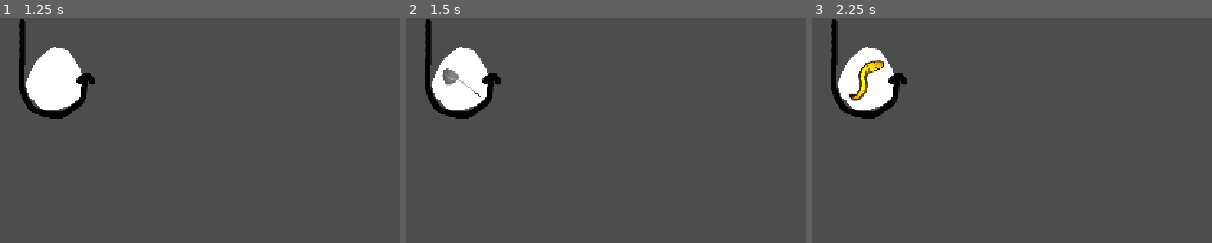
Above: before the commit, frames 1-3 (left to right).
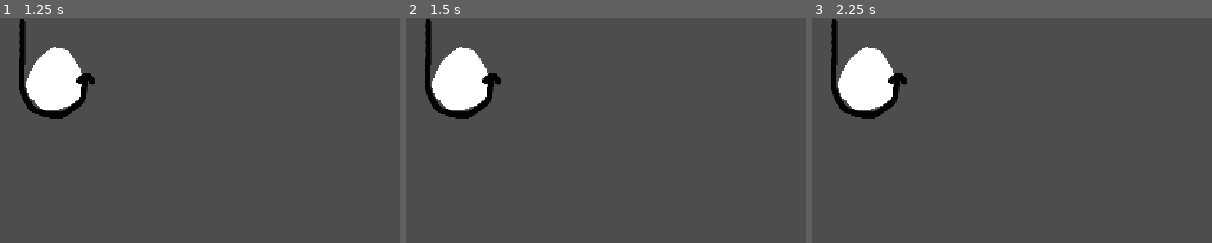
Above: after the commit, the same moments.

Repository: gmuGADIG/King-Fisher
Game: Godot game, scene res://temp/item_indicator_test/item_indicator_test.tscn
The game is run twice, just before and just after one commit, with the same random seed, the same clock (stepped at 60 frames per second) and the same inputs. This scene is started directly instead of the project's main scene. Sound files missing from this copy of the repository are replaced by a short silence.
Inputs:
- Up to frame 1 (1.25 s): click "Hold a Banana Peel" at 0.5 s
- Up to frame 2 (1.5 s): click "Hold a Butterfly Net" at 1.25 s
- Up to frame 3 (2.25 s): click "Hold a Golden Worm" at 2 s
The pictures show only the part of the screen within x 0-50%, y 0-50%; the shares and areas given below are measured in that part.

Frame 1 is identical in both runs. In frame 2, 0.3% of the frame differs, in the area x 9-19%, y 22-36%; in frame 3, 0.6%, in the area x 9-18%, y 18-37%.

Commit message:
Make items show properly in GUI
Items should properly show up in the GUI when held, and should not break when other players pick up items now

Diff:
--- a/items/item_bananapeel/item_banana_peel.gd
+++ b/items/item_bananapeel/item_banana_peel.gd
@@ -1,3 +1,4 @@
+class_name BananaPeel
 extends ThrowableItem
 var hit_ground : bool
 @export var ragdollTime : float = 1.0
--- a/items/item_brick/brick.gd
+++ b/items/item_brick/brick.gd
@@ -1,3 +1,4 @@
+class_name Brick
 extends ThrowableItem
 
 
--- a/items/item_butterfly_net/item_butterfly_net.gd
+++ b/items/item_butterfly_net/item_butterfly_net.gd
@@ -1,3 +1,4 @@
+class_name FishingNet
 extends SwingableItem
 
 # The butterfly net! This item steals a random fish from the victim's livewell.
--- a/items/item_gluegrenade/item_glue_grenade.gd
+++ b/items/item_gluegrenade/item_glue_grenade.gd
@@ -1,3 +1,4 @@
+class_name GlueGrenade
 extends ThrowableItem
 @export var slow_time : float = 50
 @export_range(0.0, 1.0, 0.01) var slow_amount : float = 0.4
--- a/items/item_goldenworm/item_golden_worm.gd
+++ b/items/item_goldenworm/item_golden_worm.gd
@@ -1,3 +1,4 @@
+class_name GoldenWorm
 extends Item
 @onready var audio_player : AudioStreamPlayer3D = $AudioStreamPlayer3D
 @export var duration = 10
--- a/items/item_helmet/item_helmet.gd
+++ b/items/item_helmet/item_helmet.gd
@@ -1,3 +1,4 @@
+class_name Helmet
 extends Item
 
 @export var helmet_icon : Texture
--- a/items/item_ziplock_bag/item_ziplock_bag.gd
+++ b/items/item_ziplock_bag/item_ziplock_bag.gd
@@ -1,3 +1,4 @@
+class_name ZiplockBag
 extends Item
 
 @export var duration : float = 10
--- a/player/player.gd
+++ b/player/player.gd
@@ -465,7 +465,8 @@
 	held_item.position = Vector3.ZERO + Vector3(0,1,0)
 	# Hide the item. Nobody will know you have it until you use it.
 	held_item.visible=false
-	held_item_ui.hold_item(held_item.item_name)
+	if is_multiplayer_authority():
+		held_item_ui.hold_item(held_item)
 	# Don't play the sound unless we're the owning client
 	if is_multiplayer_authority():
 		$Sounds/PlayerPickupItem.play()
--- a/ui/HUD/held_item.gd
+++ b/ui/HUD/held_item.gd
@@ -1,6 +1,16 @@
 class_name HeldItemUI extends Control
 
 @onready var held_item_root = %ItemRoot
+
+
+@onready var banana_peel = %BananaPeel
+@onready var fishing_net = %"Butterfly Net"
+@onready var golden_worm = %"Golden Worm"
+@onready var helmet = %Helmet
+@onready var ziplock_bag = %"Ziplock Bag"
+@onready var rubber_mallet = %"Rubber Mallet"
+@onready var glue_grenade = %"Glue Grenade"
+@onready var brick = %Brick
 
 func _ready() -> void:
 	clear_item()
@@ -17,12 +27,27 @@
 	elif state == UIState.State.NONE:
 		show()
 
-func hold_item(item_name: String) -> void:
+func hold_item(item: Item) -> void:
 	clear_item()
-	if held_item_root.has_node(item_name):
-		held_item_root.get_node(item_name).visible = true
+	print("Showing item")
+	if item is BananaPeel:
+		banana_peel.show()
+	elif item is FishingNet:
+		fishing_net.show()
+	elif item is GoldenWorm:
+		golden_worm.show()
+	elif item is Helmet:
+		helmet.show()
+	elif item is ZiplockBag:
+		ziplock_bag.show()
+	elif item is RubberMallet:
+		rubber_mallet.show()
+	elif item is GlueGrenade:
+		glue_grenade.show()
+	elif item is Brick:
+		brick.show()
 	else:
-		print("Cannot find the item named %s!" % item_name)
+		assert(false,"Invalid item")
 
 func clear_item() -> void:
 	for item in held_item_root.get_children():
--- a/ui/HUD/held_item.tscn
+++ b/ui/HUD/held_item.tscn
@@ -70,6 +70,7 @@
 unique_name_in_owner = true
 
 [node name="BananaPeel" parent="ItemBG/ItemPlaceholder/ItemViewport/Root/ItemRoot" unique_id=691257726 instance=ExtResource("3_0gq26")]
+unique_name_in_owner = true
 transform = Transform3D(1, 0, 0, 0, 1, 0, 0, 0, 1, -0.4636166, 0.057698607, 0.23433483)
 visible = false
 
@@ -83,6 +84,7 @@
 spot_angle = 30.0
 
 [node name="Butterfly Net" parent="ItemBG/ItemPlaceholder/ItemViewport/Root/ItemRoot" unique_id=2027398117 instance=ExtResource("4_hg5wk")]
+unique_name_in_owner = true
 transform = Transform3D(0.3623724, -0.786566, 0.49999997, 0.35355338, 0.6123724, 0.70710677, -0.8623724, -0.07945928, 0.49999997, 0.427, 0.126, 0.04)
 visible = false
 
@@ -96,6 +98,7 @@
 spot_angle = 30.0
 
 [node name="Golden Worm" parent="ItemBG/ItemPlaceholder/ItemViewport/Root/ItemRoot" unique_id=103183768 instance=ExtResource("5_rcaxk")]
+unique_name_in_owner = true
 transform = Transform3D(-0.3051785, 0.85577667, 0.41774678, 0.4115456, -0.27707502, 0.8682511, 0.85877687, 0.43689293, -0.26763368, -0.39087054, 0.7221911, -0.1358943)
 visible = false
 
@@ -109,6 +112,7 @@
 spot_angle = 30.0
 
 [node name="Helmet" parent="ItemBG/ItemPlaceholder/ItemViewport/Root/ItemRoot" unique_id=1022277145 instance=ExtResource("6_ofcw7")]
+unique_name_in_owner = true
 transform = Transform3D(0.87296516, -0.17852667, -0.4539383, -0.06895119, 0.8761079, -0.47715878, 0.4828845, 0.44784257, 0.75250214, 0.274, -0.848, -0.325)
 visible = false
 
@@ -122,9 +126,9 @@
 spot_angle = 30.0
 
 [node name="Ziplock Bag" parent="ItemBG/ItemPlaceholder/ItemViewport/Root/ItemRoot" unique_id=1566519324 instance=ExtResource("8_0gq26")]
+unique_name_in_owner = true
 transform = Transform3D(-4.371139e-08, 0.2317479, -0.9727759, 0, 0.9727759, 0.2317479, 1, 1.0130022e-08, -4.2521386e-08, 0, 0.486, -0.18)
 visible = false
-duration = 10.0
 buff_texture = null
 
 [node name="SpotLight3D5" type="SpotLight3D" parent="ItemBG/ItemPlaceholder/ItemViewport/Root/ItemRoot/Ziplock Bag" unique_id=2022706705]
@@ -137,6 +141,7 @@
 spot_angle = 30.0
 
 [node name="Rubber Mallet" parent="ItemBG/ItemPlaceholder/ItemViewport/Root/ItemRoot" unique_id=1850795106 instance=ExtResource("9_hg5wk")]
+unique_name_in_owner = true
 transform = Transform3D(0.2477393, -1.6752563e-09, 0.14303233, -0.14303233, -6.252142e-09, 0.2477393, 1.6752563e-09, -0.28606468, -6.252142e-09, -0.207, 0.09, 0.496)
 visible = false
 
@@ -150,12 +155,15 @@
 spot_angle = 30.0
 
 [node name="Glue Grenade" parent="ItemBG/ItemPlaceholder/ItemViewport/Root/ItemRoot" unique_id=1294314743 instance=ExtResource("9_rcaxk")]
+unique_name_in_owner = true
 transform = Transform3D(1, 0, 0, 0, 1, 0, 0, 0, 1, -0.025, 0.53, -1.57)
 visible = false
 glue_icon = null
 
 [node name="Brick" parent="ItemBG/ItemPlaceholder/ItemViewport/Root/ItemRoot" unique_id=1746002413 instance=ExtResource("7_0gq26")]
+unique_name_in_owner = true
 transform = Transform3D(0.21238945, -0.0368286, -0.33436313, -0.21926722, 0.2847243, -0.1706409, 0.2551019, 0.27539083, 0.13170913, -0.015, 0.503, 0.77)
+visible = false
 
 [node name="SpotLight3D7" type="SpotLight3D" parent="ItemBG/ItemPlaceholder/ItemViewport/Root/ItemRoot/Brick" unique_id=857923078]
 transform = Transform3D(1.0291706, 0.6283628, 2.2055633, -0.54204214, 2.415629, -0.43528008, -2.2283494, -0.29738623, 1.1245283, 1.5112643, 0.12684608, 0.90114886)
